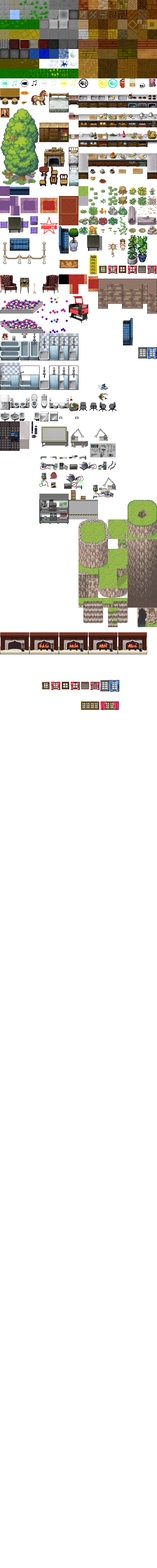
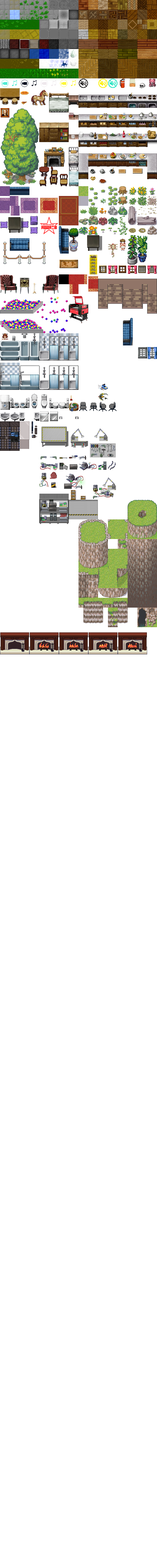
Layer changes from the first 157 x 1568 image to the second:
painted on "tiles" over [41, 679, 120, 711]
